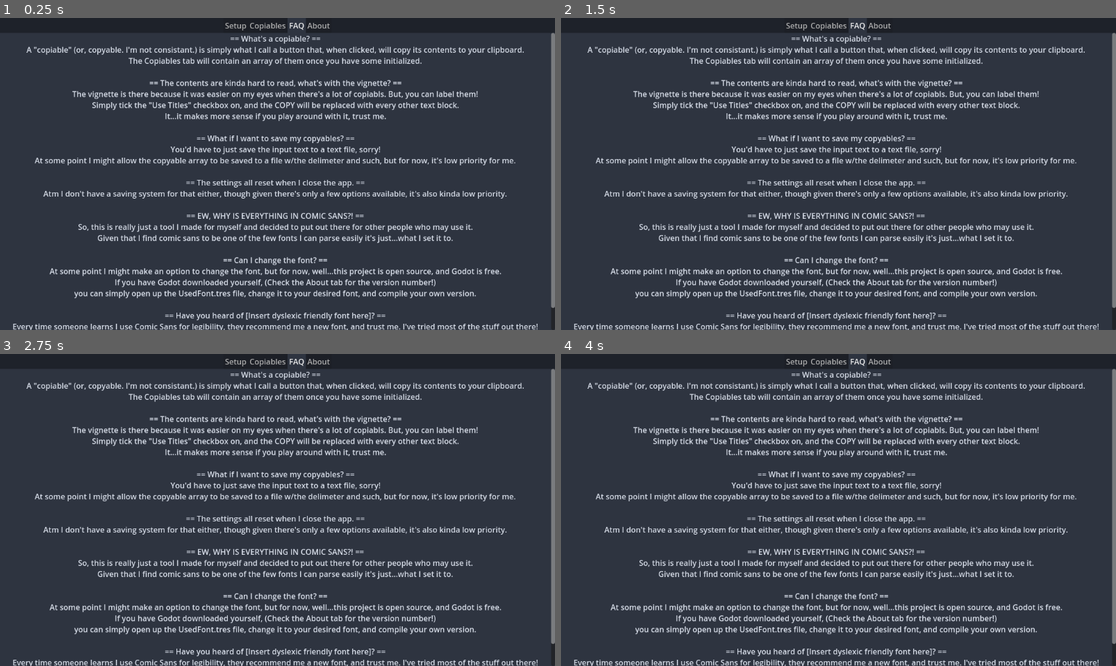
Above: before the commit, frames 1-4 (two rows, left to right).
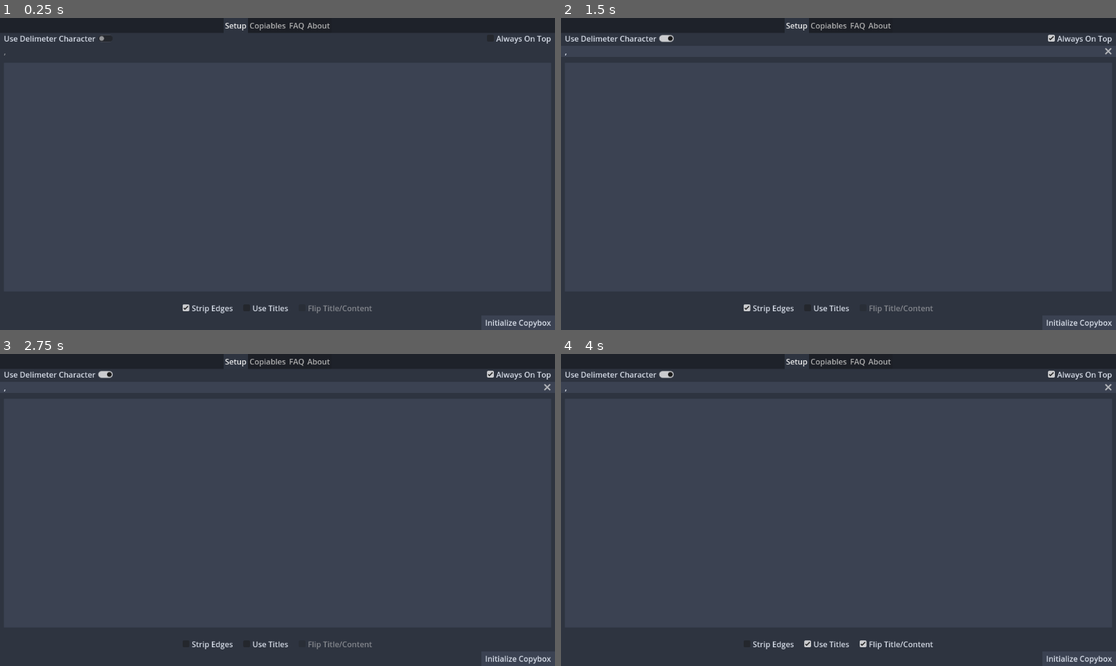
Above: after the commit, the same moments.

Repository: Scribble-Sheep/Copybox
Game: Godot game, scene res://Mainscene.tscn
Two runs of this game, one before a commit and one after it. Both use one fixed random seed, a clock stepped at 60 frames per second and the inputs below.
Inputs (mouse positions are in pixels of both pictures, inside the frame that each line leads up to):
- Up to frame 1 (0.25 s): no input
- Up to frame 2 (1.5 s): click (622, 39) at 0.5 s, where only the run after the commit has a clickable "Use Delimeter Character"; click (1077, 39) at 1.25 s, where only the run after the commit has a clickable "Always On Top"
- Up to frame 3 (2.75 s): click (205, 644) at 2 s, where only the run after the commit has a clickable "Strip Edges"
- Up to frame 4 (4 s): click (827, 644) at 2.75 s, where only the run after the commit has a clickable "Use Titles"; click (894, 644) at 3.5 s, where only the run after the commit has a clickable "Flip Title/Content"

The runs differ from the first frame. In frame 1, 12% of the frame differs, in the area x 0-100%, y 0-100%; in frame 2, 12%; in frame 3, 12%; in frame 4, 12%.

Commit message:
Correct a typo, fix a bug in fullscreen

Diff:
--- a/LabeledCopyableDisplay.tscn
+++ b/LabeledCopyableDisplay.tscn
@@ -65,9 +65,10 @@
 
 [node name="Vignette" type="NinePatchRect" parent="HBoxContainer/Display"]
 material = SubResource("CanvasItemMaterial_wxrxw")
-layout_mode = 2
-offset_right = 1103.0
-offset_bottom = 44.0
+layout_mode = 1
+anchors_preset = 15
+anchor_right = 1.0
+anchor_bottom = 1.0
 grow_horizontal = 2
 grow_vertical = 2
 size_flags_horizontal = 3
--- a/Mainscene.tscn
+++ b/Mainscene.tscn
@@ -22,11 +22,9 @@
 grow_horizontal = 2
 grow_vertical = 2
 tab_alignment = 1
-current_tab = 2
 script = ExtResource("1_c0t2p")
 
 [node name="Setup" type="VBoxContainer" parent="TabBar"]
-visible = false
 layout_mode = 2
 
 [node name="HBoxContainer2" type="HBoxContainer" parent="TabBar/Setup"]
@@ -127,6 +125,7 @@
 autowrap_mode = 3
 
 [node name="FAQ" type="ScrollContainer" parent="TabBar"]
+visible = false
 layout_mode = 2
 size_flags_vertical = 3
 
